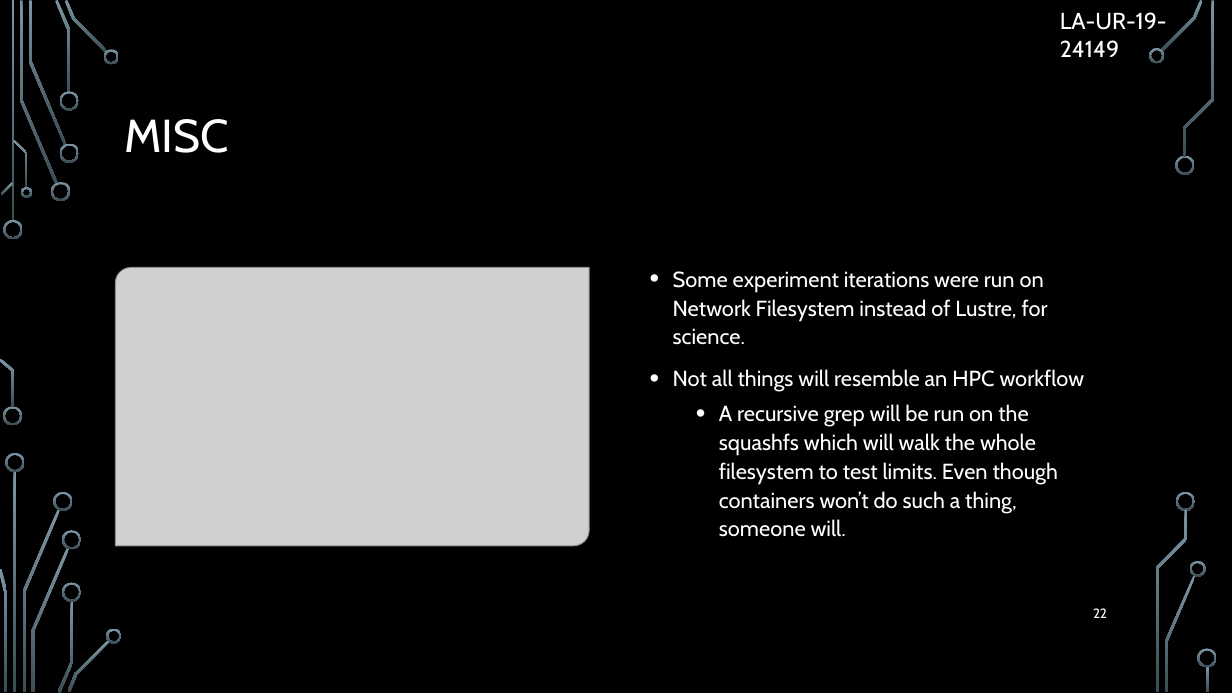
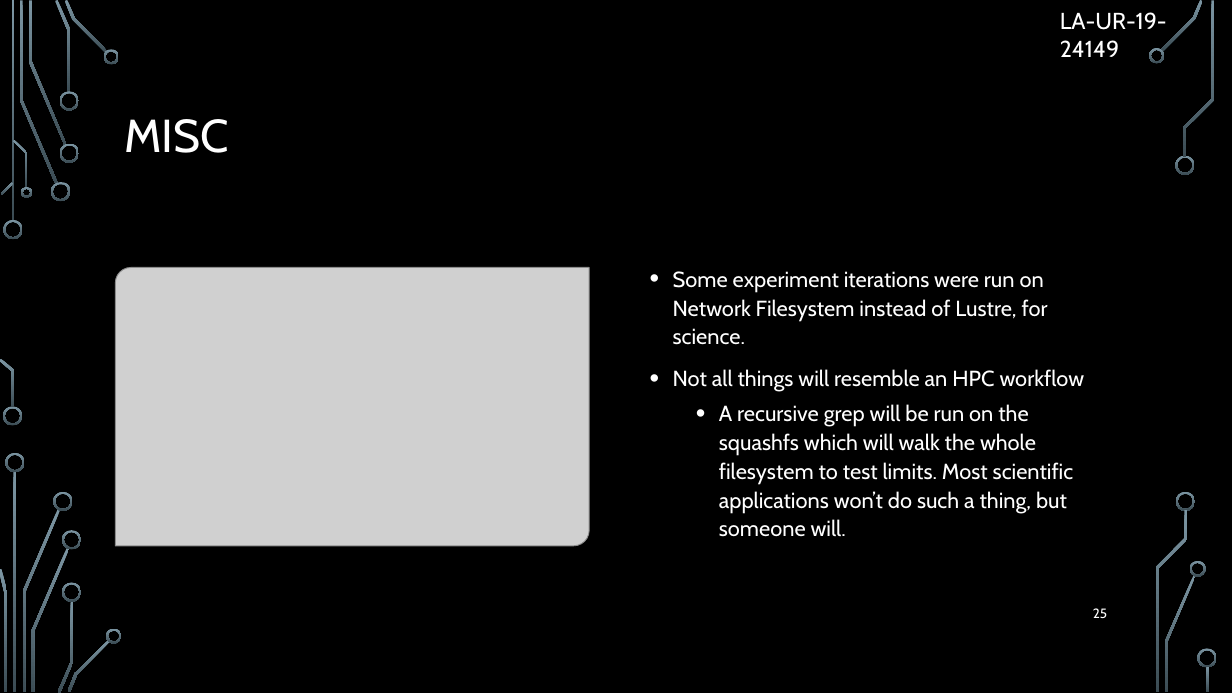
Before and after one commit to Brofessional/thesis-v2, a slide deck: slide 25 of presentation.pptx (slide 22 before the commit). Drawn at 1232x693 pixels with LibreOffice and Linux fonts; fonts in the diff are those of the drawing; grey boxes stand for pictures; background and template pictures are left out. Boxes give left, top, right and bottom in pixels: in the first picture for what was removed or moved away, otherwise in the second. Text is boxed around its words. In the diff, an @@ line names an element or a change of style, - is before the commit and + after.

```diff
--- a/presentation.pptx
+++ b/presentation.pptx
@@ text at bbox=[719, 404, 1074, 537]: text changed @@
-  • A recursive grep will be run on the squashfs which will walk the whole filesystem to test limits. Even though containers won’t do such a thing, someone will.
+  • A recursive grep will be run on the squashfs which will walk the whole filesystem to test limits. Most scientific applications won’t do such a thing, but someone will.
@@ page number at bbox=[1093, 608, 1107, 618]: text changed @@
-22
+25
```
Also in this commit, not shown: 11 other slides changed, 3 slides added, 1 other file.
